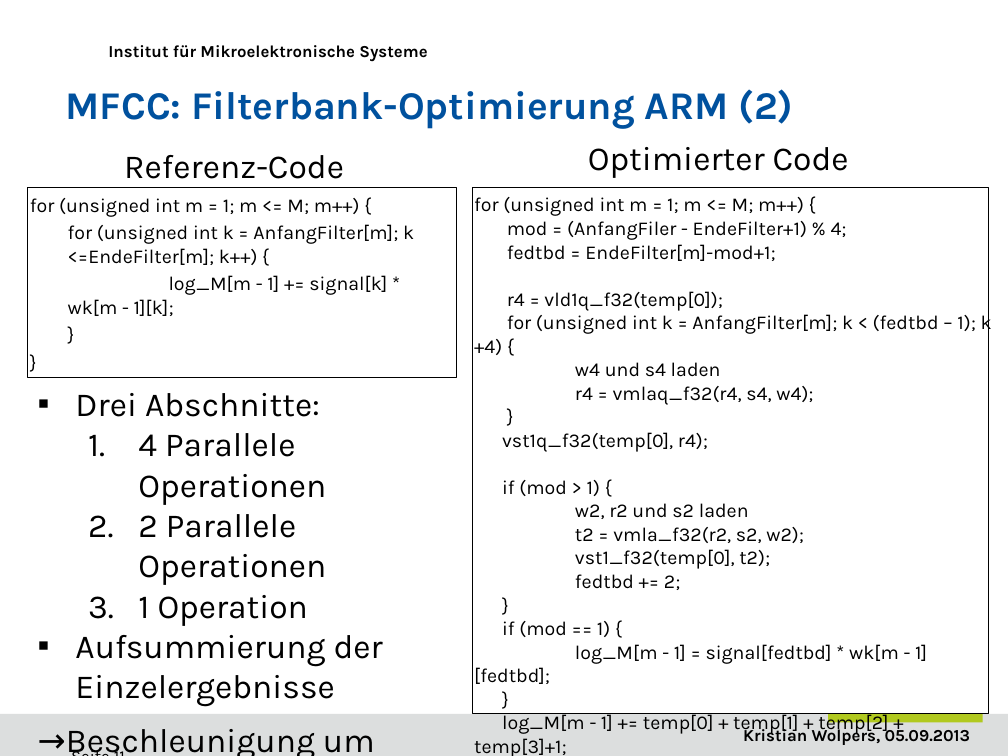
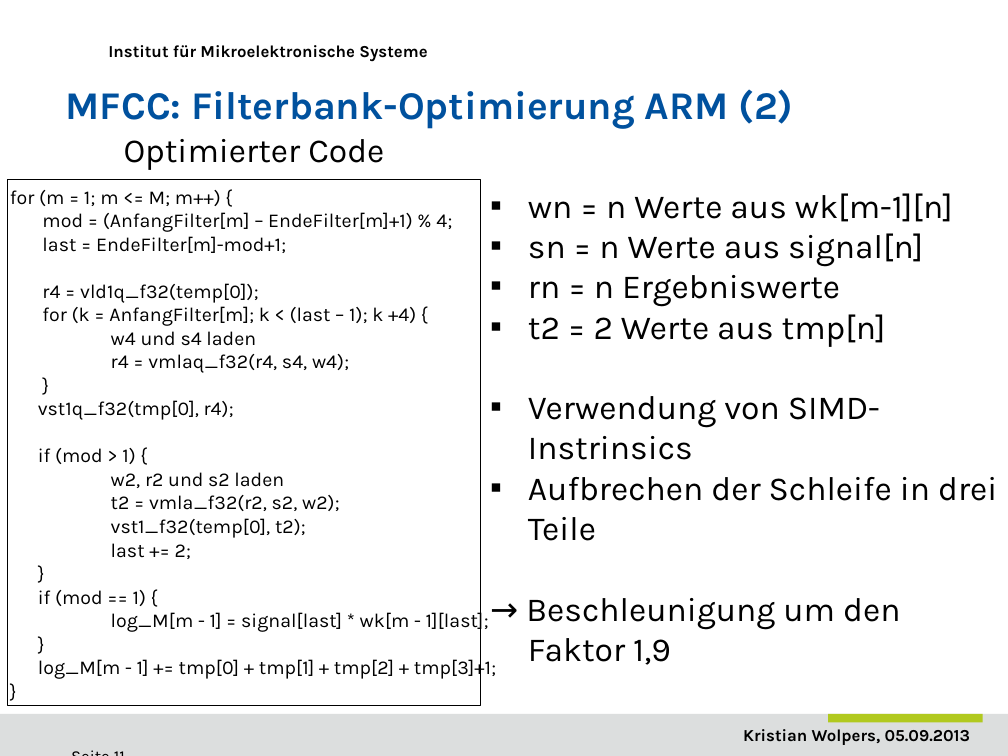
Before and after one commit to DuncanSin/Masterarbeit, a slide deck: slide 11 of Speech/Praesentation1.pptx. Drawn at 1008x756 pixels with LibreOffice and Linux fonts; fonts in the diff are those of the drawing; background and template pictures are left out. Boxes give left, top, right and bottom in pixels: in the first picture for what was removed or moved away, otherwise in the second. Text is boxed around its words. In the diff, an @@ line names an element or a change of style, - is before the commit and + after.

```diff
--- a/Speech/Praesentation1.pptx
+++ b/Speech/Praesentation1.pptx
@@ text "Optimierter Code": place and size @@
-text "Optimierter Code" at (588,147,849,178)
+text "Optimierter Code" at (124,139,384,170)
@@ text "for (m = 1; m ...": place and size @@
-text "for (m = 1; m ..." at (474,197,992,736)
+text "for (m = 1; m ..." at (10,190,496,681)
@@ rectangle: place and size @@
-rectangle at (473,187,989,714)
+rectangle at (8,179,481,706)
@@ text removed at (124,155,344,179) @@
-Referenz-Code
@@ text at (10,190,452,253): text changed @@
-for (unsigned int m = 1; m <= M; m++) {
-mod = (AnfangFiler - EndeFilter+1) % 4;
-fedtbd = EndeFilter[m]-mod+1;
+for (m = 1; m <= M; m++) {
+mod = (AnfangFilter[m] – EndeFilter[m]+1) % 4;
+last = EndeFilter[m]-mod+1;
@@ rectangle removed at (28,187,457,378) @@
@@ text removed at (30,198,414,316) @@
-for (unsigned int m = 1; m <= M; m++) {
-for (unsigned int k = AnfangFilter[m]; k <=EndeFilter[m]; k++) {
-log_M[m - 1] += signal[k] * wk[m - 1][k];
-}
-}
@@ text at (526,193,997,665): text changed @@
-▪ Drei Abschnitte:
-  1. 4 Parallele Operationen
-  2. 2 Parallele Operationen
-  3. 1 Operation
-▪ Aufsummierung der Einzelergebnisse
-→Beschleunigung um Faktor 1,9
+▪ wn = n Werte aus wk[m-1][n]
+▪ sn = n Werte aus signal[n]
+▪ rn = n Ergebniswerte
+▪ t2 = 2 Werte aus tmp[n]
+▪ Verwendung von SIMD-Instrinsics
+▪ Aufbrechen der Schleife in drei Teile
+→ Beschleunigung um den Faktor 1,9
@@ text at (42,306,416,326): text changed @@
-for (unsigned int k = AnfangFilter[m]; k < (fedtbd – 1); k +4) {
+for (k = AnfangFilter[m]; k < (last – 1); k +4) {
@@ text at (38,400,234,420): text changed @@
-vst1q_f32(temp[0], r4);
+vst1q_f32(tmp[0], r4);
@@ text at (111,543,191,559): text changed @@
-fedtbd += 2;
+last += 2;
@@ text at (111,609,489,633): text changed @@
-log_M[m - 1] = signal[fedtbd] * wk[m - 1][fedtbd];
+log_M[m - 1] = signal[last] * wk[m - 1][last];
@@ text at (38,657,496,681): text changed @@
-log_M[m - 1] += temp[0] + temp[1] + temp[2] + temp[3]+1;
+log_M[m - 1] += tmp[0] + tmp[1] + tmp[2] + tmp[3]+1;
```
Also in this commit, not shown: 11 other slides changed, 1 other file.
